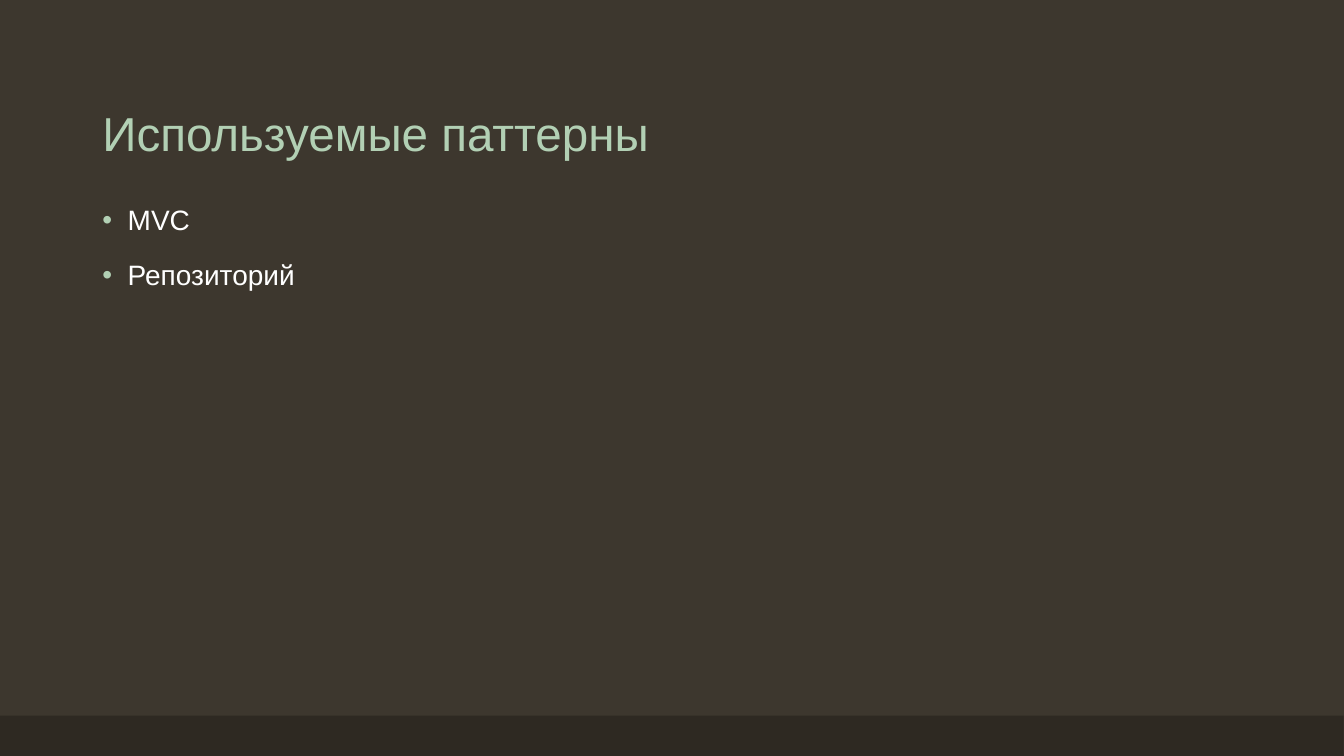
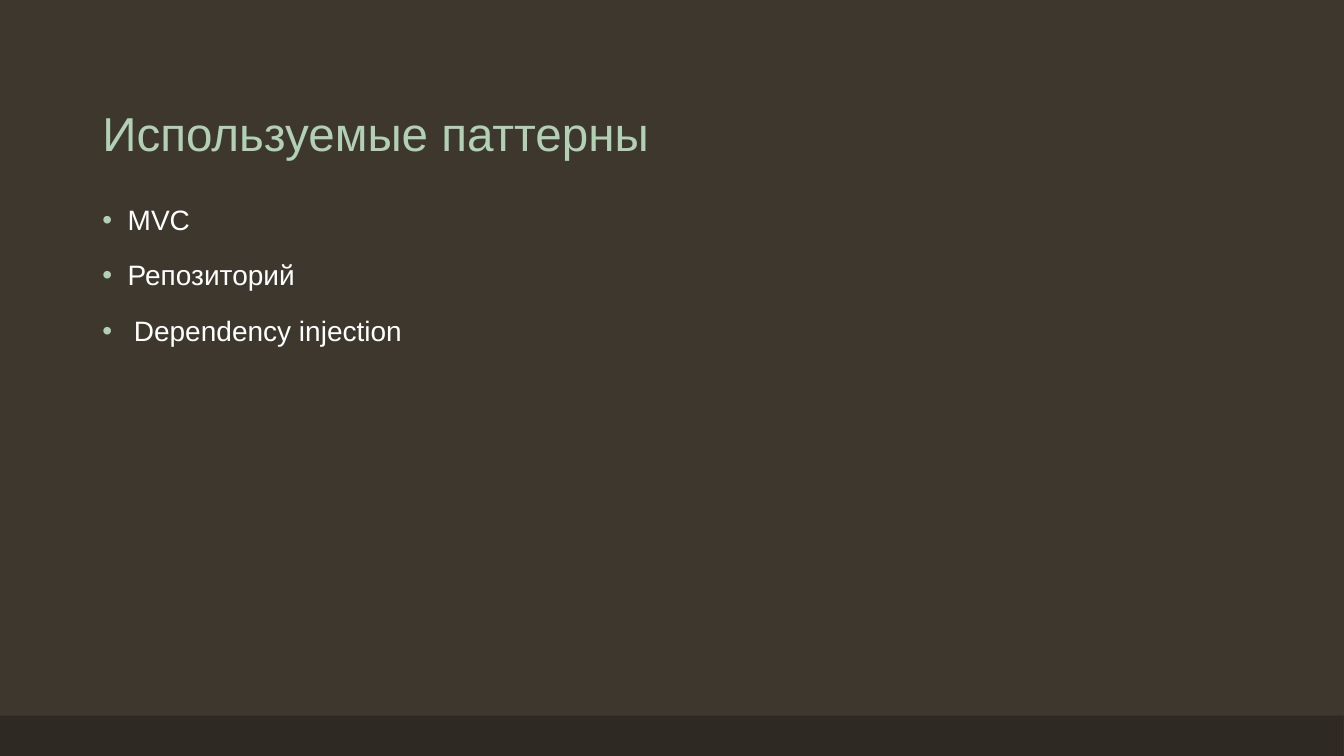
Before and after one commit to Paul-Brustinov/InStudyAsp, a slide deck: slide 3 of Doc/ERP-система учебного заведения.pptx. Drawn at 1344x756 pixels with LibreOffice and Linux fonts; fonts in the diff are those of the drawing. Boxes give left, top, right and bottom in pixels: in the first picture for what was removed or moved away, otherwise in the second. Text is boxed around its words. In the diff, an @@ line names an element or a change of style, - is before the commit and + after.

```diff
--- a/Doc/ERP-система учебного заведения.pptx
+++ b/Doc/ERP-система учебного заведения.pptx
@@ text at (134, 320, 402, 346): paragraph added @@
+• Dependency injection
```
Also in this commit, not shown: 5 other files.
